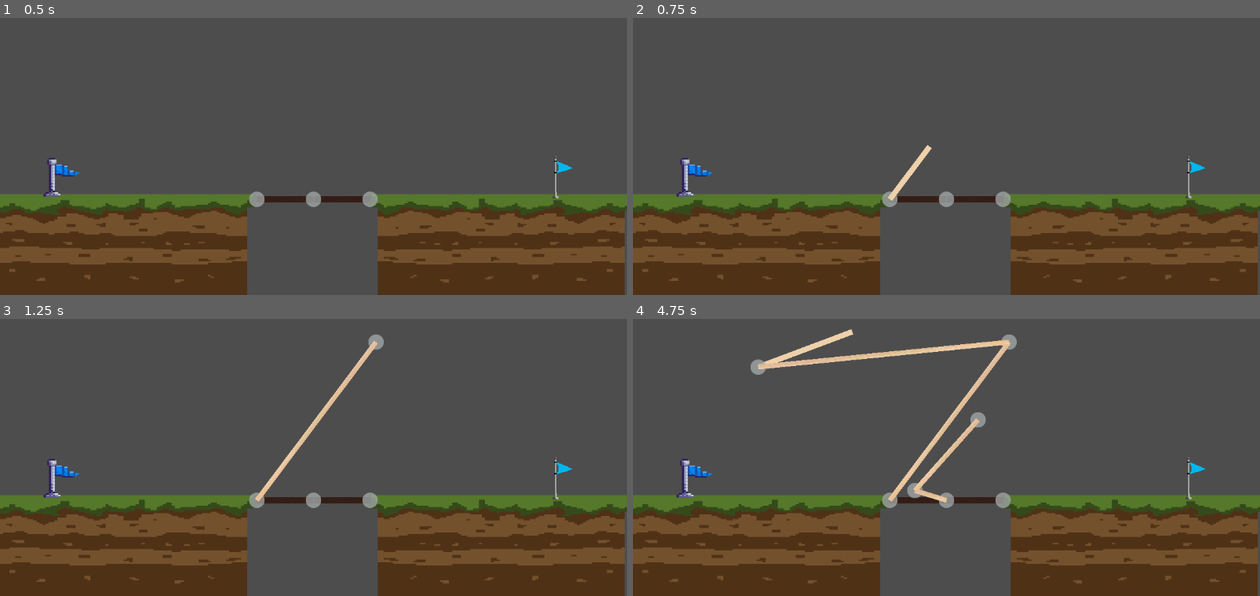
Above: before the commit, frames 1-4 (two rows, left to right).
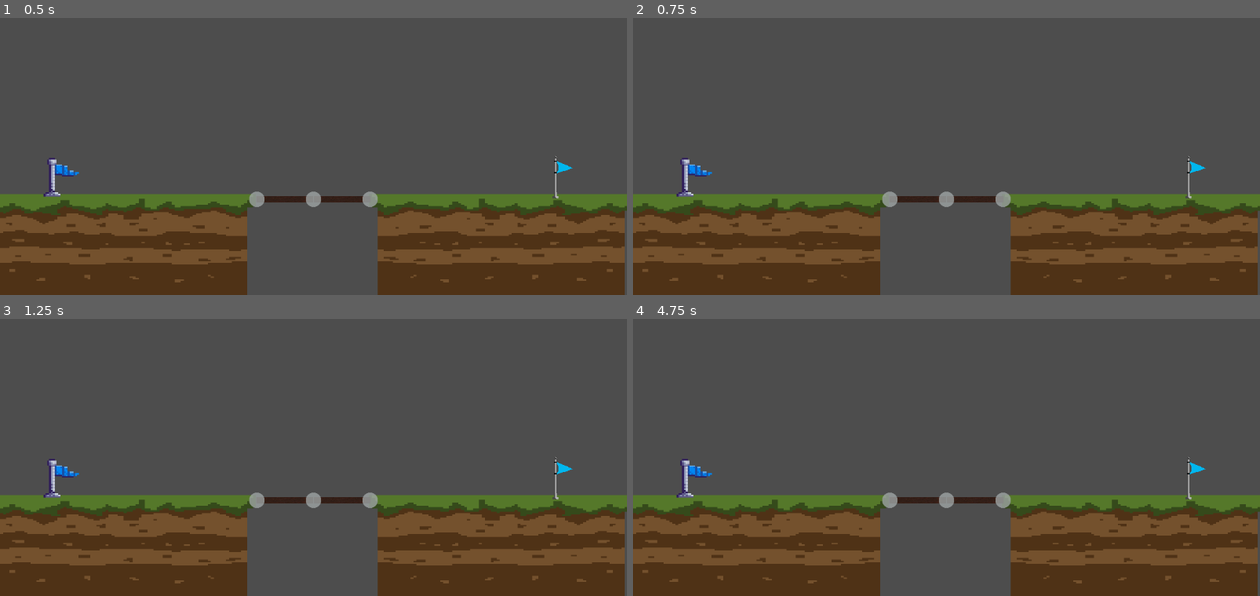
Above: after the commit, the same moments.

Repository: kiotsukettene/Bridge-It-On
Game: Godot game, scene res://levels/Level1.tscn
Same seed, same stepped clock (60 frames per second), same inputs: the game is played once before the commit and once after it. The project has no main scene, so this scene is started directly.
Inputs (mouse positions are in pixels of both pictures, inside the frame that each line leads up to):
- Up to frame 1 (0.5 s): no input
- Up to frame 2 (0.75 s): tap Enter at 0.5 s; drag from (890, 198) to (1009, 40) at 0.52 s
- Up to frame 3 (1.25 s): no input
- Up to frame 4 (4.75 s): drag from (946, 499) to (915, 490) at 1.27 s; move the mouse to (1002, 499) at 2.02 s; click (1002, 499) at 2.1 s; tap Space at 2.75 s; drag from (1009, 341) to (758, 366) at 2.77 s; drag from (915, 490) to (977, 418) at 3.52 s; drag from (758, 366) to (852, 332) at 4.27 s

Frame 1 is identical in both runs. In frame 2, 0.2% of the frame differs, in the area x 40-48%, y 45-67%; in frame 3, 0.7%; in frame 4, 2.4%, in the area x 18-62%, y 3-67%.

Commit message:
Update Level1.tscn

Diff:
--- a/levels/Level1.tscn
+++ b/levels/Level1.tscn
@@ -2,10 +2,10 @@
 
 [ext_resource type="Texture2D" uid="uid://bpagbf1740ib4" path="res://assets/sprites/environment/Terrain.png" id="1_b84ys"]
 [ext_resource type="PackedScene" uid="uid://pk6ubp6u20pd" path="res://scenes/bridge/Anchor.tscn" id="2_32mhh"]
-[ext_resource type="PackedScene" uid="uid://5rj4ygx3ai6p" path="res://scenes/bridge/BridgeBuilder.tscn" id="2_ohbkr"]
 [ext_resource type="Texture2D" uid="uid://ddqywyw1r7a6n" path="res://assets/sprites/environment/Narker.png" id="2_vi6ws"]
 [ext_resource type="Texture2D" uid="uid://hpoui6rjev8a" path="res://assets/sprites/environment/Marker2.png" id="3_cr8f5"]
 [ext_resource type="PackedScene" uid="uid://dmovlverqiyoq" path="res://scenes/bridge/FloorBeam.tscn" id="3_ohbkr"]
+[ext_resource type="PackedScene" uid="uid://dijjbb3ddaitj" path="res://scenes/vehicles/Car.tscn" id="6_cr8f5"]
 
 [node name="Level1" type="Node2D"]
 
@@ -17,6 +17,8 @@
 texture = ExtResource("1_b84ys")
 
 [node name="StaticBody2D" type="StaticBody2D" parent="LeftTerrain"]
+collision_layer = 16
+collision_mask = 8
 
 [node name="CollisionPolygon2D" type="CollisionPolygon2D" parent="LeftTerrain/StaticBody2D"]
 position = Vector2(-8, 0)
@@ -37,6 +39,8 @@
 flip_h = true
 
 [node name="StaticBody2D" type="StaticBody2D" parent="RightTerrain"]
+collision_layer = 16
+collision_mask = 8
 
 [node name="CollisionPolygon2D" type="CollisionPolygon2D" parent="RightTerrain/StaticBody2D"]
 build_mode = 1
@@ -88,4 +92,5 @@
 node_a = NodePath("../../Floor/FloorBeam2")
 node_b = NodePath("../../Anchors/Anchor3")
 
-[node name="BridgeBuilder" parent="." instance=ExtResource("2_ohbkr")]
+[node name="Car" parent="." instance=ExtResource("6_cr8f5")]
+position = Vector2(224, 416)
